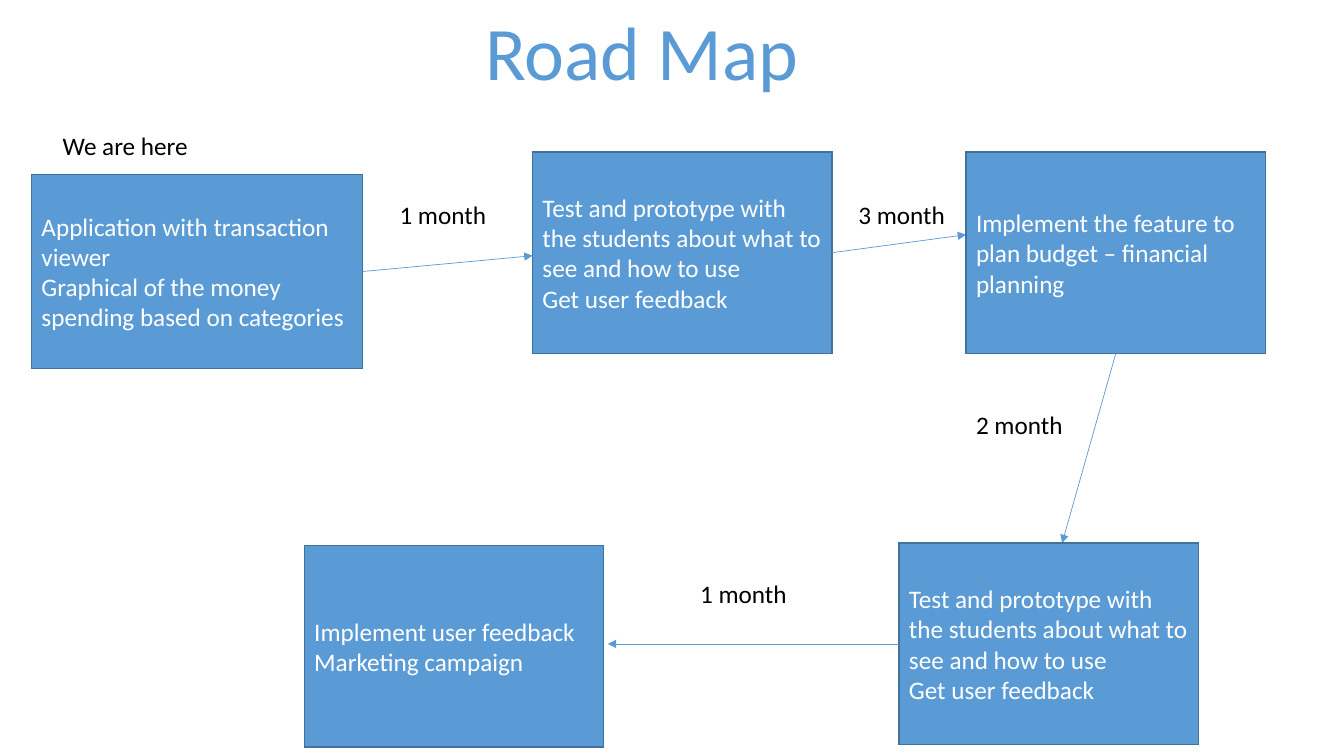
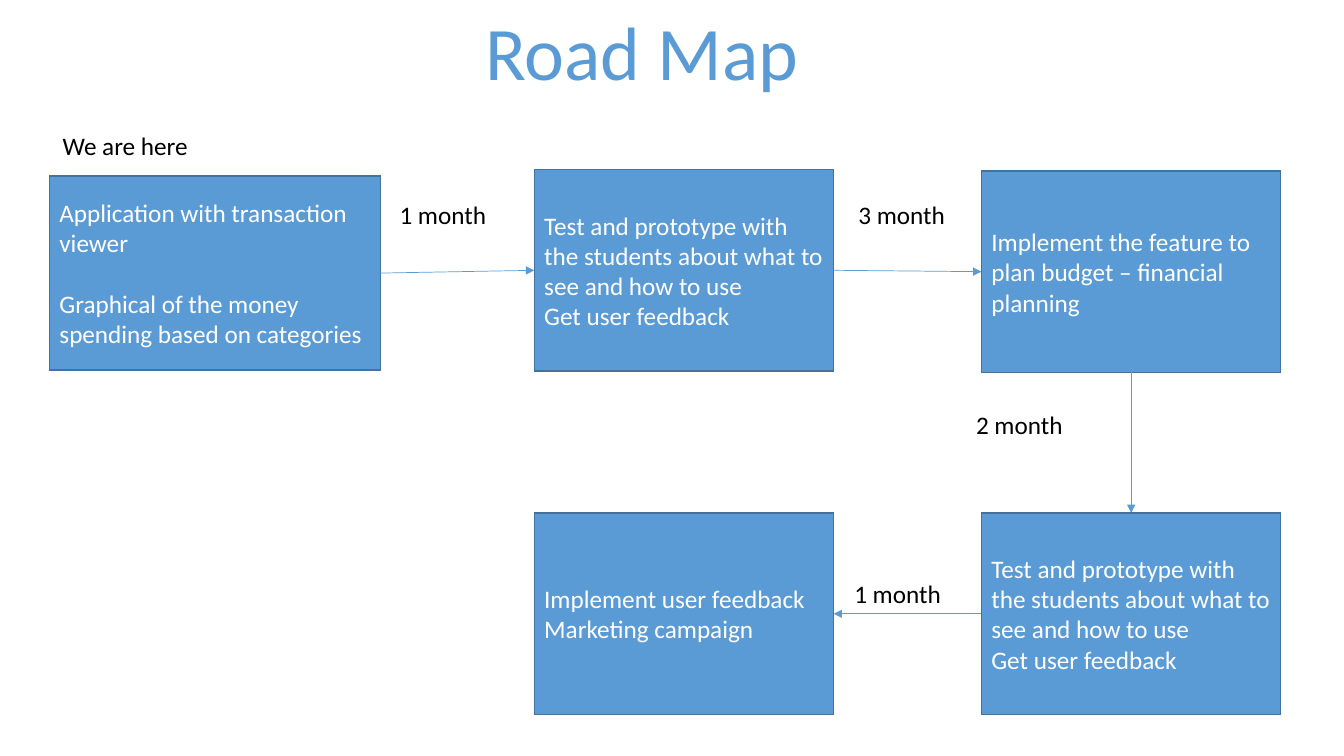
Before and after one commit to AnVu-0312/unihack2022, a slide deck: slide 7 of images/presentation.pptx. Drawn at 1344x756 pixels with LibreOffice and Linux fonts; fonts in the diff are those of the drawing. Boxes give left, top, right and bottom in pixels: in the first picture for what was removed or moved away, otherwise in the second. Text is boxed around its words. In the diff, an @@ line names an element or a change of style, - is before the commit and + after.

Commit message:
sua presentation

```diff
--- a/images/presentation.pptx
+++ b/images/presentation.pptx
@@ rectangle "Application with transaction viewer": place and size @@
-rectangle "Application with transaction viewer" at [31,174,362,369]
+rectangle "Application with transaction viewer" at [49,176,380,371]
@@ rectangle "Test and prototype with the ...": place and size @@
-rectangle "Test and prototype with the ..." at [532,152,832,354]
+rectangle "Test and prototype with the ..." at [534,169,834,371]
@@ rectangle "Implement the feature to plan ...": place and size @@
-rectangle "Implement the feature to plan ..." at [966,152,1265,354]
+rectangle "Implement the feature to plan ..." at [982,171,1281,373]
@@ arrow moved from (363, 271) - (532, 256) to (381, 273) - (534, 270) @@
@@ arrow moved from (832, 253) - (966, 235) to (834, 270) - (982, 272) @@
@@ arrow moved from (1116, 354) - (1063, 543) to (1131, 373) - (1131, 513) @@
@@ rectangle "Implement user feedback": place and size @@
-rectangle "Implement user feedback" at [304,545,604,747]
+rectangle "Implement user feedback" at [534,513,834,715]
@@ rectangle "Test and prototype with the ...": place and size @@
-rectangle "Test and prototype with the ..." at [899,543,1199,745]
+rectangle "Test and prototype with the ..." at [982,513,1281,715]
@@ text "1 month": place and size @@
-text "1 month" at [700,585,787,603]
+text "1 month" at [854,585,941,603]
@@ arrow moved from (899, 644) - (608, 644) to (982, 614) - (834, 614) @@
```
Also in this commit, not shown: 1 slide added, 1 slide removed.
